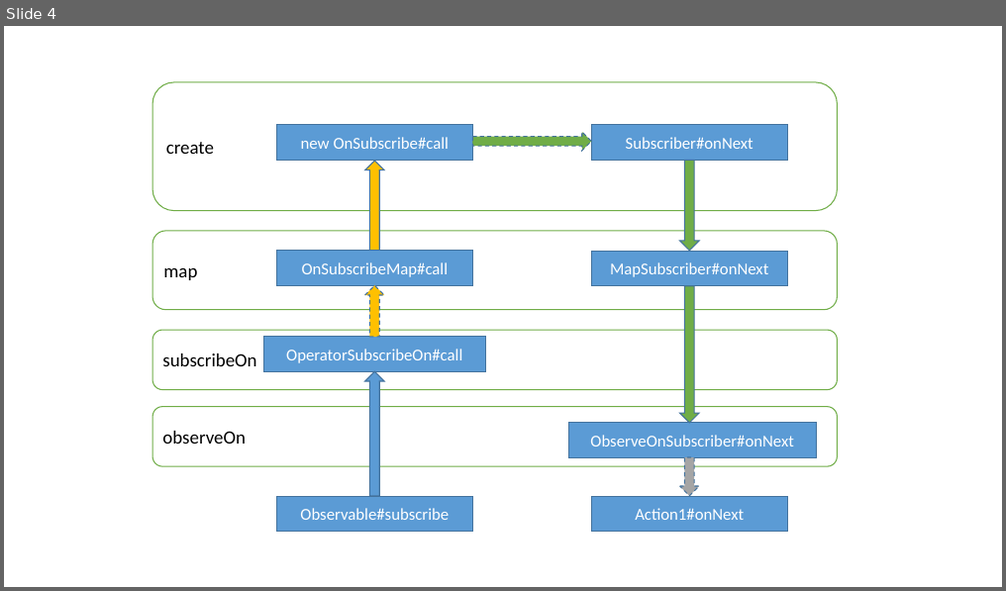
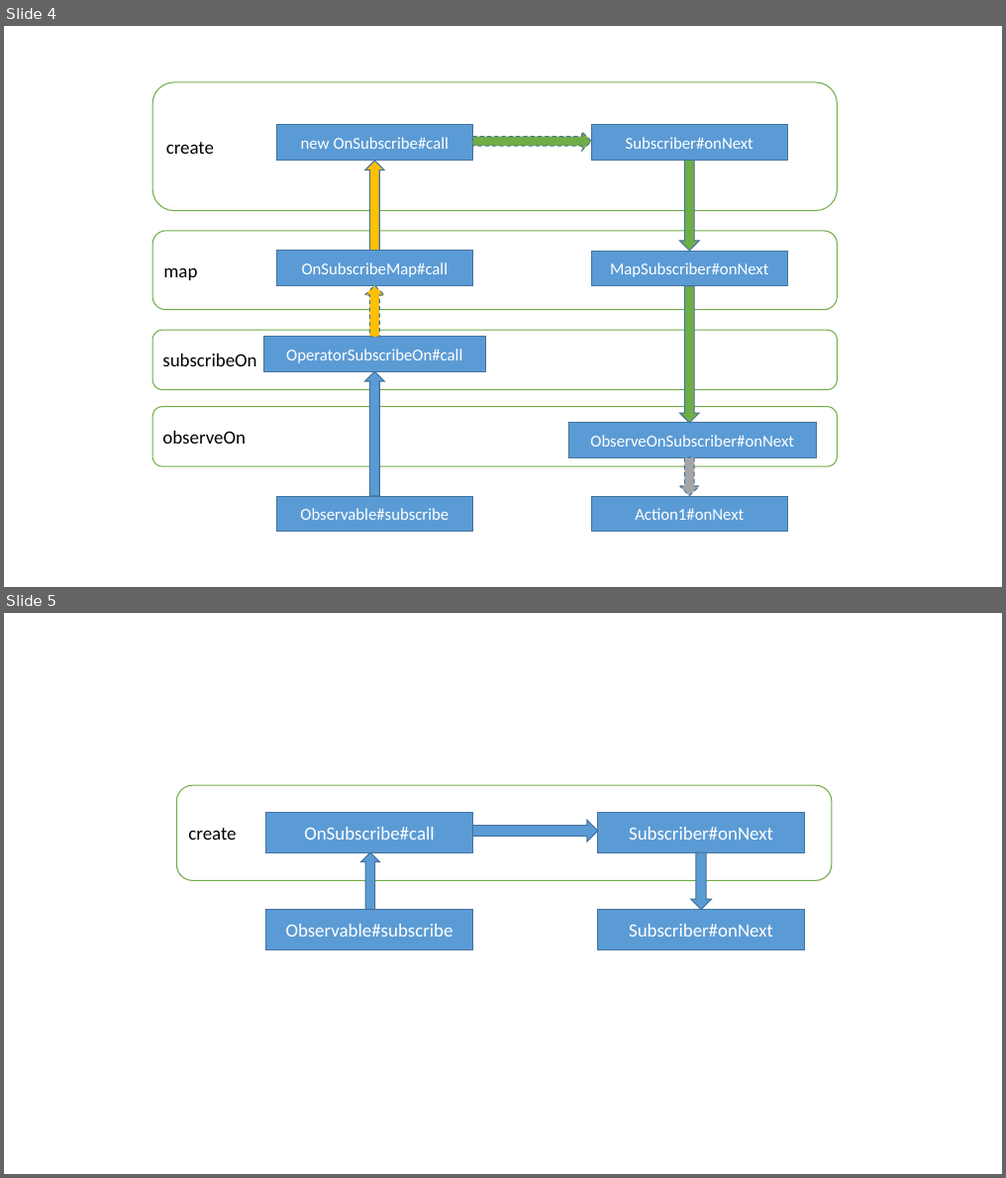
Before and after one commit to Piasy/Piasy.github.io, a slide deck: raw/RxJava_call_stack.pptx. Shown one above the other, each under a label of ours: slide 4 before the commit, slides 4 and 5 after it. The pictures are 1006x591 and 1006x1178 pixels, drawn with LibreOffice and Linux fonts; fonts in the diff are those of the drawing. Boxes give left, top, right and bottom in pixels: in the first picture for what was removed or moved away, otherwise in the second. Text is boxed around its words. In the diff, an @@ line names an element or a change of style, - is before the commit and + after.

```diff
--- a/raw/RxJava_call_stack.pptx
+++ b/raw/RxJava_call_stack.pptx
@@ slide 5 added at [4,613,1002,1174], background #FFFFFF @@
@@ rounded rectangle added at [177,785,832,880], fill #FFFFFF, outline #70AD47 1 pt, 18 pt, text #000000 @@
+create
@@ rectangle added at [266,812,472,853], fill #5B9BD5, outline #43739E 1 pt, 18 pt, text #FFFFFF @@
+OnSubscribe#call
@@ right arrow added at [472,820,598,842], fill #5B9BD5, outline #43739E 1 pt @@
@@ rectangle added at [598,812,804,853], fill #5B9BD5, outline #43739E 1 pt, 18 pt, text #FFFFFF @@
+Subscriber#onNext
@@ up arrow added at [361,853,380,909], fill #5B9BD5, outline #43739E 1 pt @@
@@ down arrow added at [691,853,712,909], fill #5B9BD5, outline #43739E 1 pt @@
@@ rectangle added at [266,909,472,950], fill #5B9BD5, outline #43739E 1 pt, 18 pt, text #FFFFFF @@
+Observable#subscribe
@@ rectangle added at [598,909,804,950], fill #5B9BD5, outline #43739E 1 pt, 18 pt, text #FFFFFF @@
+Subscriber#onNext
```
Also in this commit, not shown: 2 other files.
